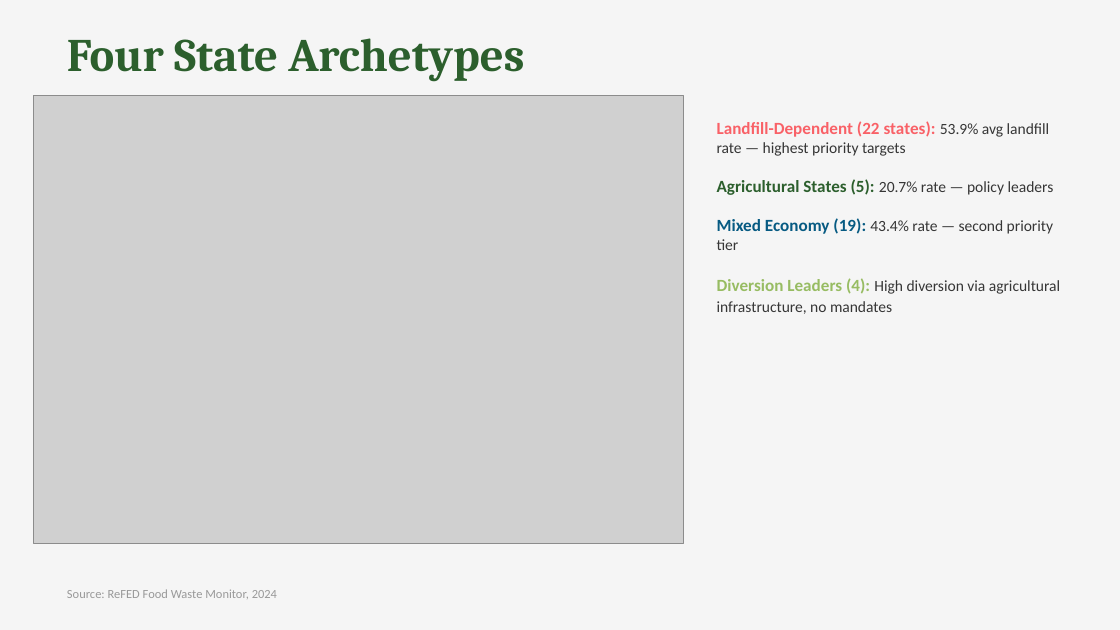
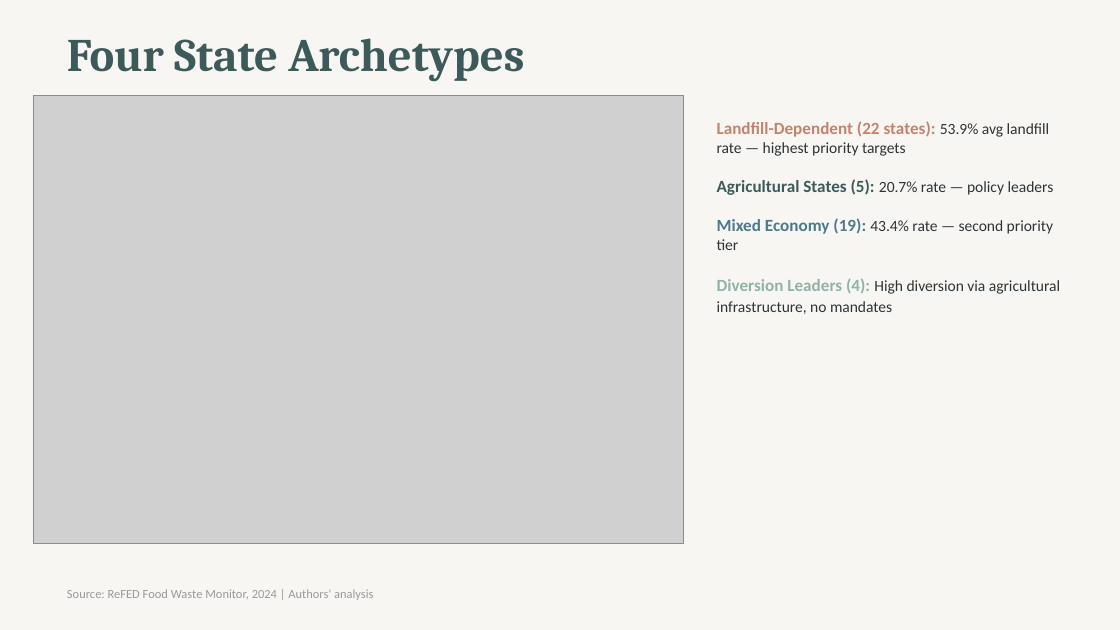
Before and after one commit to Asbetos/Datathon-Spring-2026, a slide deck: slide 10 of outputs/final/presentation.pptx. Drawn at 1120x630 pixels with LibreOffice and Linux fonts; fonts in the diff are those of the drawing; grey boxes stand for pictures. Boxes give left, top, right and bottom in pixels: in the first picture for what was removed or moved away, otherwise in the second. Text is boxed around its words. In the diff, an @@ line names an element or a change of style, - is before the commit and + after.

Commit message:
Polish: softer colors, supplementary data, per-capita analysis

```diff
--- a/outputs/final/presentation.pptx
+++ b/outputs/final/presentation.pptx
@@ background #F5F5F5 to #F8F6F3 @@
@@ text "Four State Archetypes" at (67,38,524,82): text colour #2C5F2D to #3D5A5B @@
@@ text "Landfill-Dependent (22 states): 53.9% avg ..." at (717,121,1060,314): text colour #F96167 to #C4836D in "Landfill-Dependent (22 states):"; text colour #363636 to #2D3436 in "53.9% avg landfill rate — highest priority ..."; text colour #2C5F2D to #3D5A5B in "Agricultural States (5):"; text colour #065A82 to #4A7A8C in "Mixed Economy (19):"; text colour #97BC62 to #8FB3A8 in "Diversion Leaders (4):" @@
@@ text at (67,589,373,600): text changed @@
-Source: ReFED Food Waste Monitor, 2024
+Source: ReFED Food Waste Monitor, 2024 | Authors' analysis
```
Also in this commit, not shown: 16 other slides changed, 35 other files.
